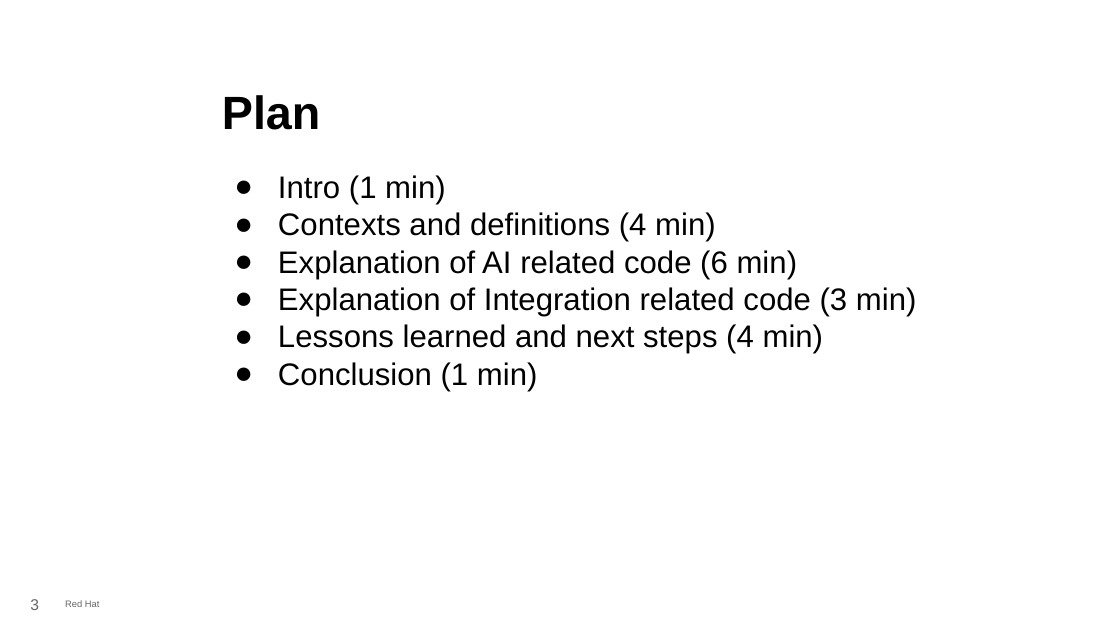
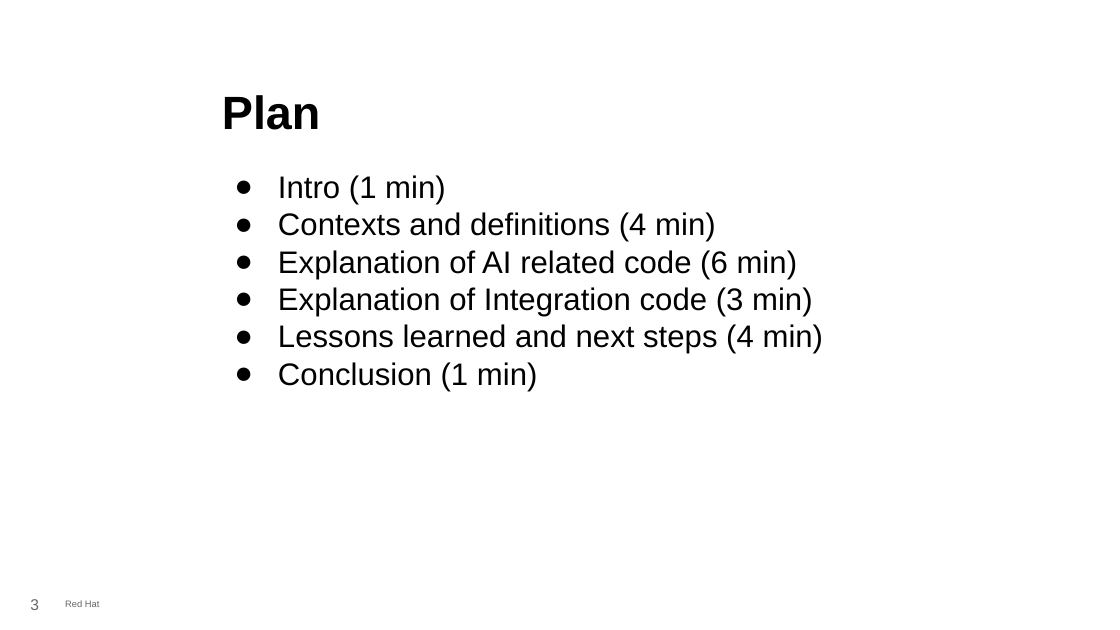
Before and after one commit to aldettinger/javazone-2025, a slide deck: slide 3 of JavaZone 2025.odp. Drawn at 1120x630 pixels with LibreOffice and Linux fonts; fonts in the diff are those of the drawing; background and template pictures are left out. Boxes give left, top, right and bottom in pixels: in the first picture for what was removed or moved away, otherwise in the second. Text is boxed around its words. In the diff, an @@ line names an element or a change of style, - is before the commit and + after.

```diff
--- a/JavaZone 2025.odp
+++ b/JavaZone 2025.odp
@@ text at bbox=[278, 287, 813, 316]: text changed @@
-● Explanation of Integration related code (3 min)
+● Explanation of Integration code (3 min)
```
Also in this commit, not shown: 6 other slides changed, 1 other file.
